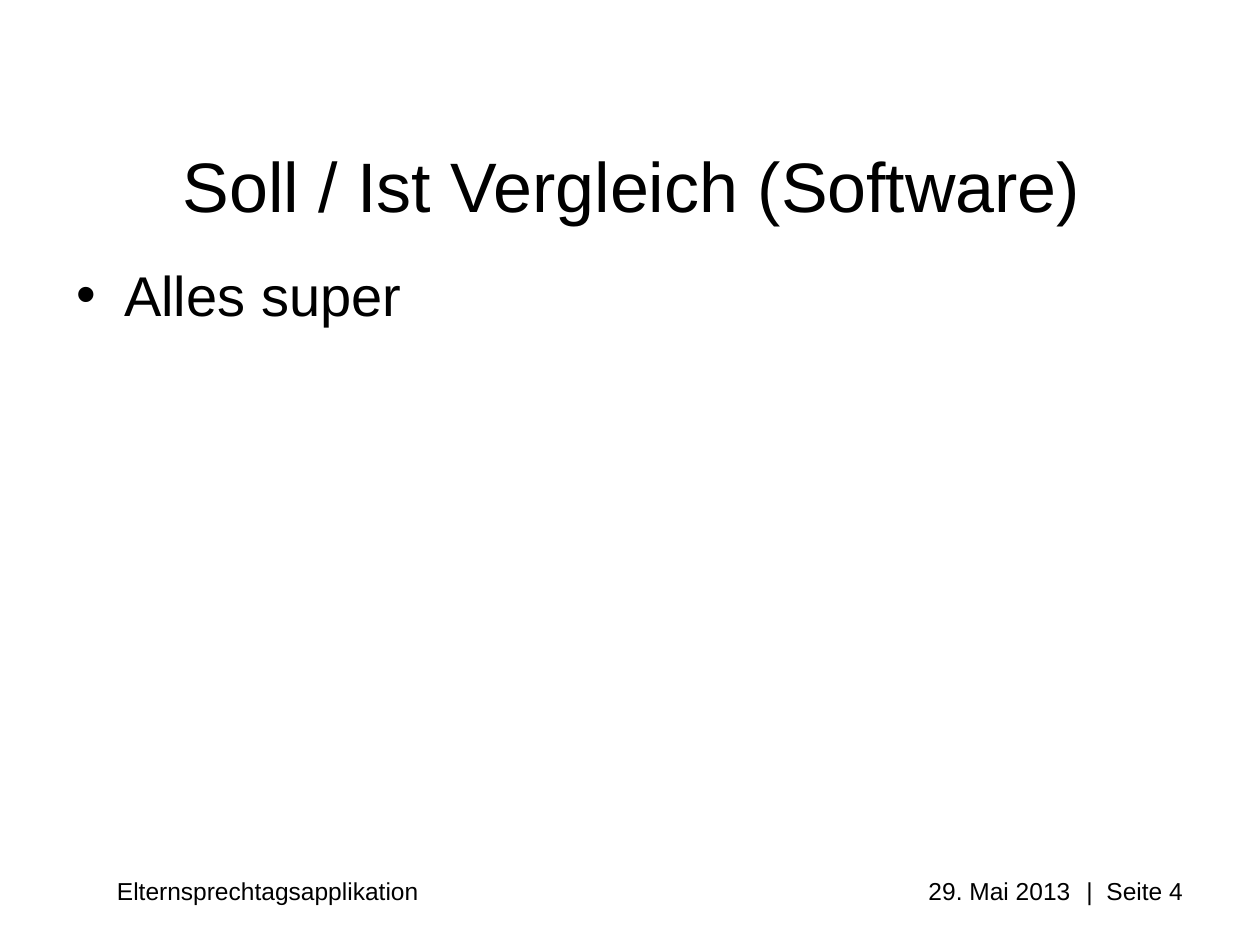
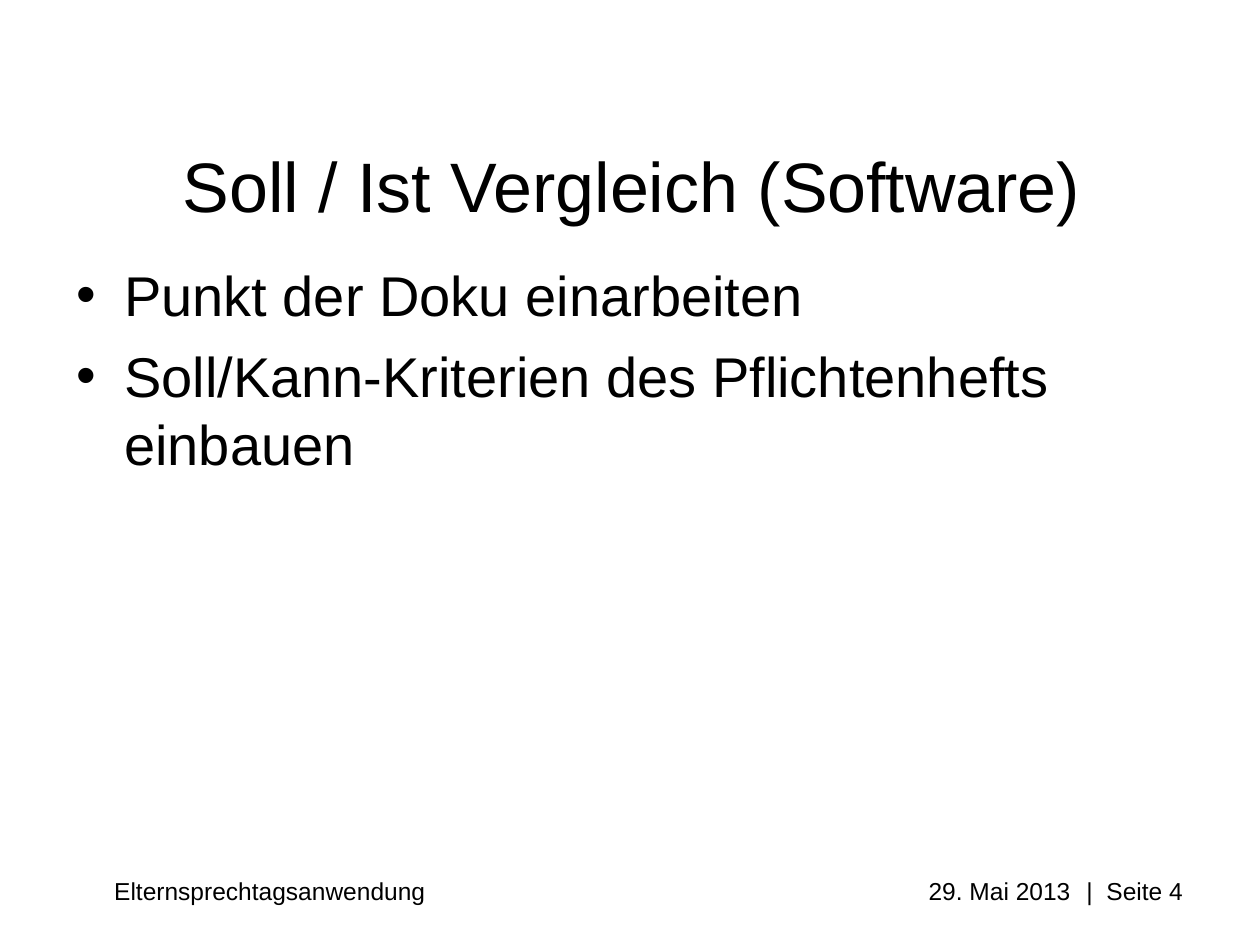
Before and after one commit to Professi/esta, a slide deck: slide 4 of docs/Praesentation/Elternsprechtagsapplikation(ESTA).ppt. Drawn at 1260x945 pixels with LibreOffice and Linux fonts; fonts in the diff are those of the drawing; background and template pictures are left out. Boxes give left, top, right and bottom in pixels: in the first picture for what was removed or moved away, otherwise in the second. Text is boxed around its words. In the diff, an @@ line names an element or a change of style, - is before the commit and + after.

```diff
--- a/docs/Praesentation/Elternsprechtagsapplikation(ESTA).ppt
+++ b/docs/Praesentation/Elternsprechtagsapplikation(ESTA).ppt
@@ text at [124, 275, 1048, 466]: text changed @@
-• Alles super
+• Punkt der Doku einarbeiten
+• Soll/Kann-Kriterien des Pflichtenhefts einbauen
@@ text at [114, 882, 1183, 905]: text changed @@
-Elternsprechtagsapplikation 29. Mai 2013 | Seite 4
+Elternsprechtagsanwendung 29. Mai 2013 | Seite 4
```
Also in this commit, not shown: 4 other slides changed, 1 slide added, 2 other files.
